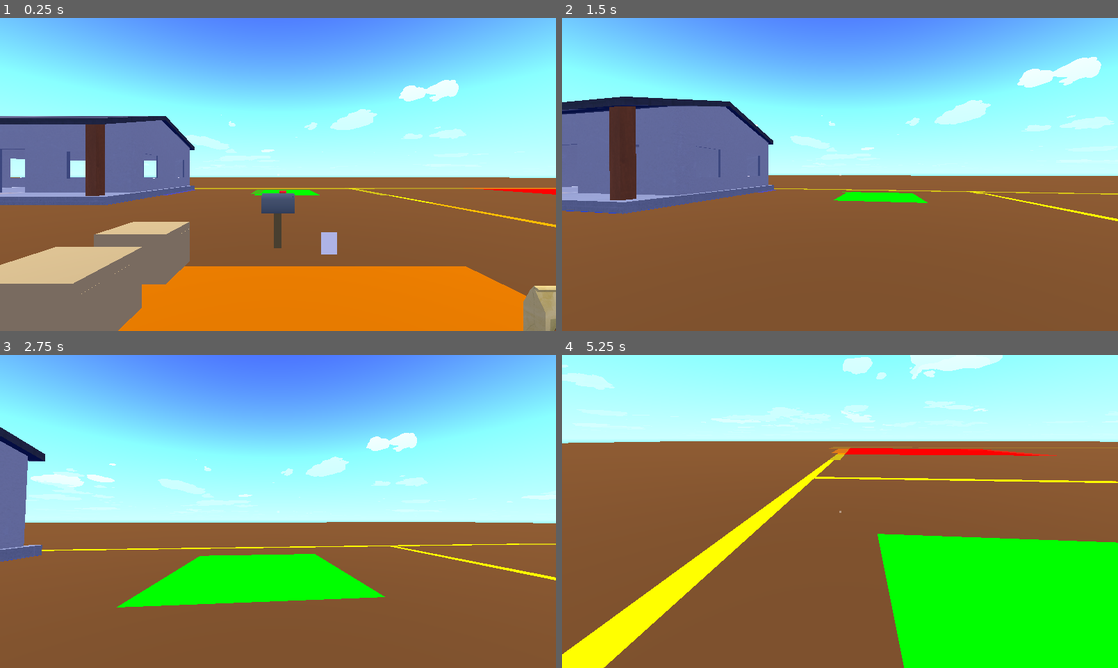
Above: before the commit, frames 1-4 (two rows, left to right).
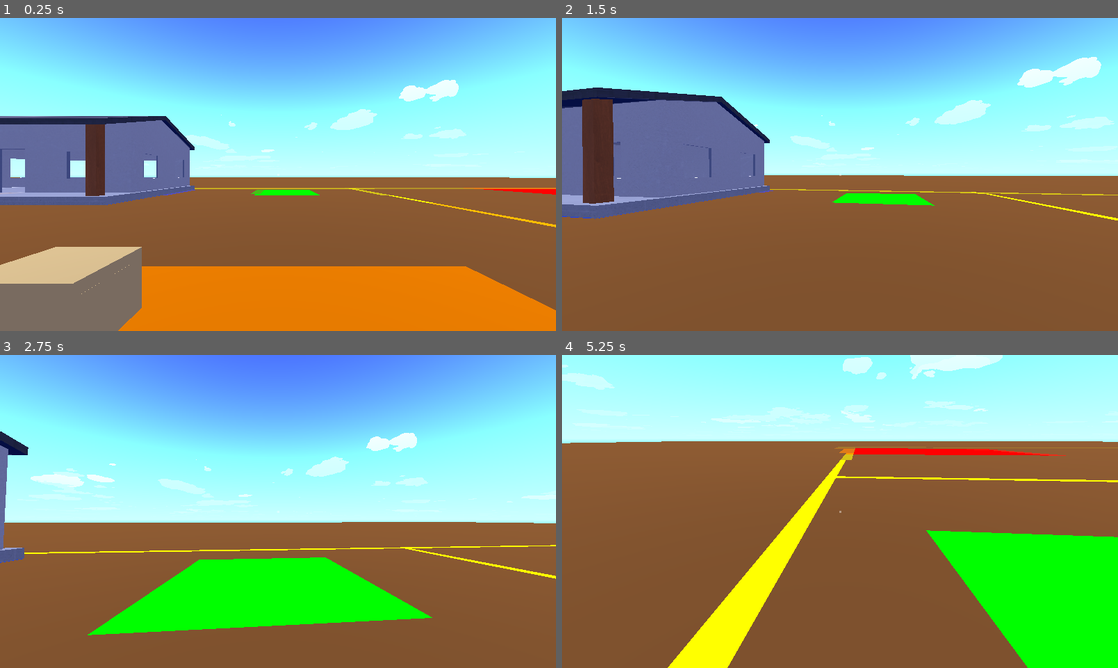
Above: after the commit, the same moments.

Repository: Horoblack/high-harvest
Game: Godot game, scene res://world.tscn
Same seed, same stepped clock (60 frames per second), same inputs: the game is played once before the commit and once after it.
Inputs (mouse positions are in pixels of both pictures, inside the frame that each line leads up to):
- Up to frame 1 (0.25 s): no input
- Up to frame 2 (1.5 s): tap Enter (ui_accept) at 0.5 s; move the mouse to (867, 174) at 0.52 s; hold E (grab) 0.53-1.28 s; hold Up (ui_up) from 0.53 s (still down); tap Space (jump) at 0.77 s; tap R (hold) at 0.8, 1.35 s; move the mouse to (812, 174) at 1.27 s
- Up to frame 3 (2.75 s): keep holding Up (ui_up); tap Space (jump) at 1.52 s; click (250, 511) at 1.55 s; move the mouse to (289, 505) at 2.02 s; press the mouse at (289, 505) at 2.03 s; right-click (289, 505) at 2.3 s
- Up to frame 4 (5.25 s): move the mouse to (834, 517) at 2.77 s; release the mouse at (834, 517) at 2.78 s; right-click (834, 517) at 2.85 s; tap Space (jump) at 3.02, 3.77, 4.52 s; tap Alt (store) at 3.05 s; move the mouse to (878, 514) at 3.52 s; hold Alt (store) 3.53-4.28 s; tap E (grab) at 3.8 s; tap Tab (inventory) at 4.15 s; move the mouse to (673, 464) at 4.27 s; release Up (ui_up) at 4.28 s; hold Left (ui_left) 4.28-5.03 s; tap Mouse wheel down (MWD) at 4.35 s; tap R (hold) at 4.55 s; move the mouse to (845, 511) at 5.02 s; hold Up (ui_up) from 5.03 s (still down); hold Mouse wheel up (MWU) from 5.03 s (still down)

The runs differ from the first frame. In frame 1, 3.7% of the frame differs, in the area x 16-100%, y 55-100%; in frame 2, 5.4%; in frame 3, 7.4%; in frame 4, 16%, in the area x 0-100%, y 27-100%.
Error in both runs: Invalid access to property or key 'objaddress' on a base object of type 'Nil'. (res://scripts/playercam.gd:141)

Commit message:
bluhbluhblh

Diff:
--- a/prefabs/crops/carrotcrop.tscn
+++ b/prefabs/crops/carrotcrop.tscn
@@ -47,7 +47,7 @@
 material = ExtResource("6_noknb")
 size = Vector2(2, 2)
 
-[node name="carrotcrop" type="StaticBody3D" node_paths=PackedStringArray("stalk") groups=["diggable"]]
+[node name="carrotcrop" type="StaticBody3D" node_paths=PackedStringArray("stalk") groups=["diggable", "serialize"]]
 script = ExtResource("1_ouebp")
 maxgrowtime = 20.0
 dryrate = 0.5
--- a/prefabs/crops/hole.tscn
+++ b/prefabs/crops/hole.tscn
@@ -68,7 +68,7 @@
 [sub_resource type="SphereShape3D" id="SphereShape3D_ks85n"]
 radius = 0.1
 
-[node name="hole" type="StaticBody3D" groups=["diggable", "hole"]]
+[node name="hole" type="StaticBody3D" groups=["diggable", "hole", "serialize"]]
 script = ExtResource("1_kyb0m")
 
 [node name="CollisionShape3D" type="CollisionShape3D" parent="."]
--- a/prefabs/crops/tomatocrop.tscn
+++ b/prefabs/crops/tomatocrop.tscn
@@ -47,7 +47,7 @@
 material = ExtResource("6_su0kj")
 size = Vector2(2, 4)
 
-[node name="tomatocrop" type="StaticBody3D" node_paths=PackedStringArray("stalk") groups=["diggable"]]
+[node name="tomatocrop" type="StaticBody3D" node_paths=PackedStringArray("stalk") groups=["diggable", "serialize"]]
 script = ExtResource("1_4xc76")
 maxgrowtime = 20.0
 dryrate = 0.5
--- a/prefabs/mailbox.tscn
+++ b/prefabs/mailbox.tscn
@@ -140,7 +140,7 @@
 script = ExtResource("1_sihdd")
 
 [node name="flag" type="MeshInstance3D" parent="."]
-transform = Transform3D(1, 0, 0, 0, 1, 0, 0, 0, 1, 0.194325, 1.0317, -0.215075)
+transform = Transform3D(-4.37114e-08, -1, 0, 1, -4.37114e-08, 0, 0, 0, 1, 0.194325, 1.0317, -0.215075)
 mesh = SubResource("ArrayMesh_t21ba")
 skeleton = NodePath("")
 
--- a/prefabs/storeflyer.tscn
+++ b/prefabs/storeflyer.tscn
@@ -1,9 +1,10 @@
-[gd_scene load_steps=11 format=3 uid="uid://c77kbxy3msedv"]
+[gd_scene load_steps=12 format=3 uid="uid://c77kbxy3msedv"]
 
 [ext_resource type="Script" path="res://scripts/storeflyer.gd" id="1_s5pk1"]
 [ext_resource type="Script" path="res://scripts/InventoryObject.gd" id="2_4i31p"]
 [ext_resource type="Texture2D" uid="uid://bas342gv45aln" path="res://sprites/itemicons/carrot.png" id="2_5phji"]
 [ext_resource type="Script" path="res://scripts/flyerslot.gd" id="3_8fem0"]
+[ext_resource type="Texture2D" uid="uid://0rp5b0pohowo" path="res://models/textures/flyer.png" id="3_diqfw"]
 [ext_resource type="Texture2D" uid="uid://dmgssif5kumw3" path="res://sprites/flyermarker.png" id="5_2nlyp"]
 
 [sub_resource type="Resource" id="Resource_a2sgj"]
@@ -15,6 +16,8 @@
 customproperties = {}
 
 [sub_resource type="StandardMaterial3D" id="StandardMaterial3D_julhk"]
+albedo_texture = ExtResource("3_diqfw")
+texture_filter = 2
 
 [sub_resource type="ArrayMesh" id="ArrayMesh_k62gd"]
 _surfaces = [{
--- a/scripts/bankstatement.gd
+++ b/scripts/bankstatement.gd
@@ -32,9 +32,10 @@
 		plref = null
 
 func _input(event):
-	if(plref && textstuff.visible && (event.is_action_pressed("inventory") || event.is_action_pressed("grab"))):
+	if(plref && textstuff.visible && (event.is_action_pressed("inventory") || event.is_action_pressed("grab") || event.is_action_pressed("hold"))):
 		plref.camfrozen = false
 		textstuff.visible = false
+		Input.set_mouse_mode(Input.MOUSE_MODE_CAPTURED)
 
 func updatedata():
 	if(data == null):
--- a/scripts/crop.gd
+++ b/scripts/crop.gd
@@ -1,4 +1,5 @@
 extends Node3D
+class_name crop
 
 @export var maxgrowtime : float = 10
 @export var dryrate : float = 1
@@ -17,12 +18,8 @@
 
 var curstage : int = 0
 var curtime : float = 0
-var curwetness : float = 3
+var curwetness : float = 15
 
-func _ready():
-	curwetness = 15
-	curstage = 0
-	curtime = 0
 
 func _process(delta):
 	curwetness -= delta * dryrate
--- a/scripts/crophole.gd
+++ b/scripts/crophole.gd
@@ -1,4 +1,5 @@
 extends StaticBody3D
+class_name crophole
 
 func uproot():
 	queue_free()
--- a/scripts/dayManager.gd
+++ b/scripts/dayManager.gd
@@ -17,4 +17,5 @@
 signal day
 func passday():
 	timeofday = 0
+	Library.marketmutate()
 	day.emit()
--- a/scripts/library.gd
+++ b/scripts/library.gd
@@ -13,7 +13,8 @@
 	"chicken":load("res://prefabs/chicken.tscn"),
 	"rooster":load("res://prefabs/rooster.tscn"),
 	"egg":load("res://prefabs/egg.tscn"),
-	"bankstatement":load("res://prefabs/bankstatement.tscn")
+	"bankstatement":load("res://prefabs/bankstatement.tscn"),
+	"storeflyer":load("res://prefabs/storeflyer.tscn")
 }
 
 var invobjs : Dictionary = {
@@ -32,15 +33,41 @@
 }
 
 var purchasables : Dictionary = {
-	"carrotseedbag" = 10,
-	"tomatoseedbag" = 10,
-	"shovel" = 9,
-	"wateringcan" = 8,
-	"chicken" = 17,
-	"rooster" = 20
+	"carrotseedbag" = 10.0,
+	"tomatoseedbag" = 10.0,
+	"shovel" = 9.0,
+	"wateringcan" = 8.0,
+	"chicken" = 17.0,
+	"rooster" = 20.0
+}
+
+var sellvalues : Dictionary = {
+	"carrot" : 5.0,
+	"tomato" : 5.0,
 }
 
 const crops : Dictionary = {
+	"crophole":preload("res://prefabs/crops/hole.tscn"),
 	"carrotseed":preload("res://prefabs/crops/carrotcrop.tscn"),
 	"tomatoseed":preload("res://prefabs/crops/tomatocrop.tscn")
 }
+
+func sell(item : String, amount : int) -> float:
+	if(Library.sellvalues.has(item)):
+		if(Savedata.gamedata["stocks"].has(item)):
+			var returnvalue = Library.sellvalues[item] * Savedata.gamedata["stocks"][item]
+			returnvalue = snapped(returnvalue,.01)
+			Savedata.gamedata["money"] += returnvalue * amount
+			Savedata.gamedata["stocks"][item] = clamp(Savedata.gamedata["stocks"][item] - (0.05 * amount),0.5,2)
+			return returnvalue
+		else:
+			return Library.sellvalues[item]
+	elif(Library.purchasables.has(item)):
+		return Library.purchasables[item]
+	else:
+		return 0
+
+func marketmutate():
+	for n in Savedata.gamedata["stocks"]:
+		var rng = randi_range(-3,5) / 10
+		Savedata.gamedata["stocks"][n] = clamp(Savedata.gamedata["stocks"][n] + rng,0.5,2)
--- a/scripts/mailbox.gd
+++ b/scripts/mailbox.gd
@@ -1,38 +1,76 @@
 extends Node3D
 
 @onready var flag = $flag
+@onready var lid = $lid
 @onready var area = $Area3D
 @onready var letterspawn = $letterspawn
 @onready var boxspawn = $boxspawn
 
-const box = preload("res://prefabs/box.tscn")
+var ignore : Array
 
-var ignore : Array
+func _ready():
+	%"day manager".day.connect(spawnflyer)
 
 func _on_timer_timeout():
 	if(InfoChecker.visibletoplayer(global_position)):
 		return
-
-	var delivery = area.get_overlapping_bodies()
-	if(delivery != null):
+	var delivery : Array = area.get_overlapping_bodies()
+	delivery.erase(lid)
+	var usedturn : bool = false
+	if(delivery != null && !delivery.is_empty()):
 		for n in delivery:
 			if(!ignore.has(n) && n is box): #.is_in_group("pickup") && !n.is_in_group("heavy")
+				usedturn = true
+				spawnletter(n.inventory)
 				n.queue_free()
-				spawnletter()
 			if(!ignore.has(n) && n is storeflyer && !n.buyingselection.is_empty()):
-				var bx : box = Library.objs["box"].instantiate()
+				var totalprice : float = 0
 				for i in n.buyingselection:
-					for q in n.buyingselection[i]:
-						bx.inventory.append(i)
-				get_tree().current_scene.add_child(bx)
-				bx.global_position = boxspawn.global_position
-				bx.global_rotation = boxspawn.global_rotation
-				n.queue_free()
+					totalprice += Library.purchasables[i]
 
+				if(Savedata.gamedata["money"] - totalprice >= -20):
+					usedturn = true
+					Savedata.gamedata["money"] -= totalprice
+					var bx : box = Library.objs["box"].instantiate()
+					ignore.append(bx)
+					for i in n.buyingselection:
+						for q in n.buyingselection[i]:
+							bx.inventory.append(Library.invobjs[i].duplicate())
+					get_tree().current_scene.add_child(bx)
+					bx.global_position = boxspawn.global_position
+					bx.global_rotation = boxspawn.global_rotation
+					n.queue_free()
+	if(!usedturn):
+		flag.rotation_degrees = Vector3(0,0,90)
+		lid.rotation_degrees = Vector3.ZERO
+		ignore.clear()
+		spawnflyer()
 
-func spawnletter():
+func spawnletter(solditems : Array):
+	flag.rotation_degrees = Vector3.ZERO
+	var itemamounts : Dictionary
+	for n : InventoryObject in solditems:
+		if(!itemamounts.has(n.name.to_lower())):
+			itemamounts[n.name.to_lower()] = 0
+		itemamounts[n.name.to_lower()] += 1
+
+	var str = "Thank you for your contribution.\n\n\n"
+	for n in itemamounts:
+		var amt : float = Library.sell(n,itemamounts[n])
+		for b in itemamounts[n]:
+			str += "%s : $%.2f\n" % [n, amt]
+		str += "\n\nYour new total balance is: $%.2f" % Savedata.gamedata["money"]
+
 	var letter : bankstatement = Library.objs["bankstatement"].instantiate()
 	get_tree().current_scene.add_child(letter)
-	letter.text("Good sale :)")
+
+	letter.text(str)
 	letter.global_position = letterspawn.global_position
 	letter.global_rotation = letterspawn.global_rotation
+
+func spawnflyer():
+	var flyer : storeflyer = Library.objs["storeflyer"].instantiate()
+	ignore.append(flyer)
+	get_tree().current_scene.add_child(flyer)
+	flyer.global_position = letterspawn.global_position
+	flyer.global_rotation = letterspawn.global_rotation
--- a/scripts/objectManager.gd
+++ b/scripts/objectManager.gd
@@ -10,7 +10,15 @@
 	for n in allobjs:
 		if(n.has_meta("obj")):
 			var data : InventoryObject = n.get_meta("obj")
-			list.append([n.global_position, n.global_rotation, data.objaddress, data.customproperties])
+			list.append(["pickup", n.global_position, n.global_rotation, data.objaddress, data.customproperties])
+
+	var serquests = get_tree().get_nodes_in_group("serialize")
+	for n in serquests:
+		if(n is crop):
+			list.append(["crop", n.global_position, n.global_rotation, n.seedaddress, n.curtime])
+		if(n is crophole):
+			list.append(["crop", n.global_position, n.global_rotation, "crophole"])
+
 	Savedata.gamedata["objects"] = list
 	Savedata.save_data()
 
@@ -18,10 +26,17 @@
 	Savedata.load_data()
 	var list = Savedata.gamedata["objects"].duplicate()
 	for n in list:
-		var obj = Library.objs[n[2]].instantiate()
-		get_tree().current_scene.add_child(obj)
-		obj.global_position = n[0]
-		obj.global_rotation = n[1]
-		var data = obj.get_meta("obj").duplicate()
-		data.customproperties = n[3]
-		obj.set_meta("obj", data)
+		match(n[0]):
+			"pickup":
+				var obj = Library.objs[n[3]].instantiate()
+				get_tree().current_scene.add_child(obj)
+				obj.global_position = n[1]
+				obj.global_rotation = n[2]
+				var data = obj.get_meta("obj").duplicate()
+				data.customproperties = n[4]
+				obj.set_meta("obj", data)
+			"crop":
+				var obj = Library.crops[n[3]].instantiate()
+				get_tree().current_scene.add_child(obj)
+				obj.global_position = n[1]
+				obj.global_rotation = n[2]
--- a/scripts/savedata.gd
+++ b/scripts/savedata.gd
@@ -13,14 +13,18 @@
 		gamedata = file.get_var()
 	else:
 		gamedata = {
-			"money": 0,
+			"money": 50,
 			"objects": [
 				#[Vector3(0, 1.75, -4.25), Vector3(0, 0, 0), "shovel", {  }],
 				#[Vector3(-2.25, 0.5, -4.5), Vector3(0, 0, 0), "carrot", {  }],
 				#[Vector3(-2.43005, 0, -2.17649), Vector3(0, 0, 0), "carrotseed", {  }],
 				#[Vector3(-2.50922, 0, -1.41715), Vector3(0, 0, 0), "carrotseed", {  }],
 				#[Vector3(-1.5, 0.25, 0), Vector3(0, 0, 0), "wateringcan", {  }]
-				]
+				],
+			"stocks": {
+					"carrot":1,
+					"tomato":1,
+				}
 		}
 	return gamedata
 
--- a/scripts/storeflyer.gd
+++ b/scripts/storeflyer.gd
@@ -38,15 +38,15 @@
 		plref = null
 
 func _input(event):
-	if(plref && textstuff.visible && (event.is_action_pressed("inventory") || event.is_action_pressed("grab"))):
+	if(plref && textstuff.visible && (event.is_action_pressed("inventory") || event.is_action_pressed("grab") || event.is_action_pressed("hold"))):
 		plref.camfrozen = false
 		textstuff.visible = false
 		Input.set_mouse_mode(Input.MOUSE_MODE_CAPTURED)
 
 	if(hovered && event.is_action_pressed("leftclick")):
-		addpurchase(hovered.itemobj)
+		addpurchase(hovered.itemobj.objaddress)
 	if(hovered && event.is_action_pressed("rightclick")):
-		removepurchase(hovered.itemobj)
+		removepurchase(hovered.itemobj.objaddress)
 
 func addpurchase(item):
 	if(!buyingselection.has(item)):
--- a/world.tscn
+++ b/world.tscn
@@ -1,9 +1,8 @@
-[gd_scene load_steps=29 format=3 uid="uid://1x2qqvrpl61i"]
+[gd_scene load_steps=23 format=3 uid="uid://1x2qqvrpl61i"]
 
 [ext_resource type="PackedScene" uid="uid://cwi170efjq44q" path="res://prefabs/player.tscn" id="1_abkmk"]
 [ext_resource type="Texture2D" uid="uid://bi6jh5fy5gq20" path="res://sprites/farm layout.png" id="2_7gmrh"]
 [ext_resource type="PackedScene" uid="uid://ks7cknofd1u4" path="res://prefabs/truck.tscn" id="3_dbq6e"]
-[ext_resource type="PackedScene" uid="uid://bkdtgcbc7jorn" path="res://prefabs/carrot.tscn" id="5_lksf8"]
 [ext_resource type="PackedScene" uid="uid://d2fi3tglbmqdh" path="res://prefabs/shovel.tscn" id="6_3njt8"]
 [ext_resource type="PackedScene" uid="uid://cq2hpwy5ct4io" path="res://prefabs/tap.tscn" id="6_fsqvd"]
 [ext_resource type="PackedScene" uid="uid://4aye4jw7f20a" path="res://prefabs/box.tscn" id="8_m68m6"]
@@ -12,12 +11,7 @@
 [ext_resource type="Shader" path="res://sky.gdshader" id="11_apr85"]
 [ext_resource type="Script" path="res://scripts/dayManager.gd" id="11_ipscs"]
 [ext_resource type="Texture2D" uid="uid://dipl3vtt0tsng" path="res://stars.png" id="12_ejm6i"]
-[ext_resource type="PackedScene" uid="uid://h6i33ynhwb80" path="res://prefabs/chicken.tscn" id="13_wp035"]
-[ext_resource type="PackedScene" uid="uid://p8i6qatvd1wv" path="res://prefabs/seedstuff/carrotseed.tscn" id="14_2a70t"]
 [ext_resource type="PackedScene" uid="uid://lkw605adn76h" path="res://prefabs/mailbox.tscn" id="16_mypgb"]
-[ext_resource type="PackedScene" uid="uid://dnqivnfoo6iju" path="res://prefabs/seedstuff/carrotseedbag.tscn" id="17_7hwf0"]
-[ext_resource type="PackedScene" uid="uid://c77kbxy3msedv" path="res://prefabs/storeflyer.tscn" id="18_hefch"]
-[ext_resource type="PackedScene" uid="uid://cckxtp51e3aww" path="res://prefabs/seedstuff/tomatoseed.tscn" id="18_vsn76"]
 
 [sub_resource type="StandardMaterial3D" id="StandardMaterial3D_gys5l"]
 albedo_texture = ExtResource("2_7gmrh")
@@ -136,17 +130,11 @@
 [node name="farm truck" parent="." instance=ExtResource("3_dbq6e")]
 transform = Transform3D(-4.37114e-08, 0, 1, 0, 1, 0, -1, 0, -4.37114e-08, -35.2056, 0.51054, -11.2115)
 
-[node name="carrot" parent="." instance=ExtResource("5_lksf8")]
-transform = Transform3D(1, 0, 0, 0, 1, 0, 0, 0, 1, -7.9072, 0, -0.213525)
-
 [node name="shovel" parent="." instance=ExtResource("6_3njt8")]
 transform = Transform3D(1, 0, 0, 0, 1, 0, 0, 0, 1, -6.20821, 0, -1.09507)
 
 [node name="box" parent="." instance=ExtResource("8_m68m6")]
 transform = Transform3D(1, 0, 0, 0, 1, 0, 0, 0, 1, -2.43894, 0, -2.29751)
-
-[node name="box2" parent="." instance=ExtResource("8_m68m6")]
-transform = Transform3D(1, 0, 0, 0, 1, 0, 0, 0, 1, -2.43894, 0, -3.79751)
 
 [node name="watering can" parent="." instance=ExtResource("9_p6crl")]
 transform = Transform3D(1, 0, 0, 0, 1, 0, 0, 0, 1, -0.889102, 0, 1.27034)
@@ -170,35 +158,5 @@
 [node name="DirectionalLight3D" type="DirectionalLight3D" parent="day manager"]
 transform = Transform3D(1, 0, 0, 0, -4.37114e-08, -1, 0, 1, -4.37114e-08, 0, 7, 0)
 
-[node name="chicken" parent="." instance=ExtResource("13_wp035")]
-transform = Transform3D(1, 0, 0, 0, 1, 0, 0, 0, 1, -11.4635, 0, -2.70388)
-
-[node name="chicken2" parent="." instance=ExtResource("13_wp035")]
-transform = Transform3D(1, 0, 0, 0, 1, 0, 0, 0, 1, -11.4635, 0, -2.70388)
-
-[node name="chicken3" parent="." instance=ExtResource("13_wp035")]
-transform = Transform3D(1, 0, 0, 0, 1, 0, 0, 0, 1, -11.4635, 0, -2.70388)
-
-[node name="chicken4" parent="." instance=ExtResource("13_wp035")]
-transform = Transform3D(1, 0, 0, 0, 1, 0, 0, 0, 1, -11.4635, 0, -2.70388)
-
-[node name="chicken5" parent="." instance=ExtResource("13_wp035")]
-transform = Transform3D(1, 0, 0, 0, 1, 0, 0, 0, 1, -11.4635, 0, -2.70388)
-
-[node name="chicken6" parent="." instance=ExtResource("13_wp035")]
-transform = Transform3D(1, 0, 0, 0, 1, 0, 0, 0, 1, -11.4635, 0, -2.70388)
-
-[node name="carrotseed" parent="." instance=ExtResource("14_2a70t")]
-transform = Transform3D(1, 0, 0, 0, 1, 0, 0, 0, 1, -4.50876, 0, 2.59048)
-
 [node name="mailbox" parent="." instance=ExtResource("16_mypgb")]
-transform = Transform3D(1, 0, 0, 0, 1, 0, 0, 0, 1, -0.024045, 0, -5.08832)
-
-[node name="flyer" parent="." instance=ExtResource("18_hefch")]
-transform = Transform3D(1, 0, 0, 0, 1, 0, 0, 0, 1, 1.14786, 0, -4.6015)
-
-[node name="carrotseedbag" parent="." instance=ExtResource("17_7hwf0")]
-transform = Transform3D(1, 0, 0, 0, 1, 0, 0, 0, 1, 3, 0, -2.25)
-
-[node name="tomatoseed" parent="." instance=ExtResource("18_vsn76")]
-transform = Transform3D(1, 0, 0, 0, 1, 0, 0, 0, 1, 5, 0, -1)
+transform = Transform3D(-1, 0, -8.74228e-08, 0, 1, 0, 8.74228e-08, 0, -1, -46.024, 0, -5.08832)
Binary file added: models/textures/flyer.png
Not shown, added: models/textures/flyer.png.import
